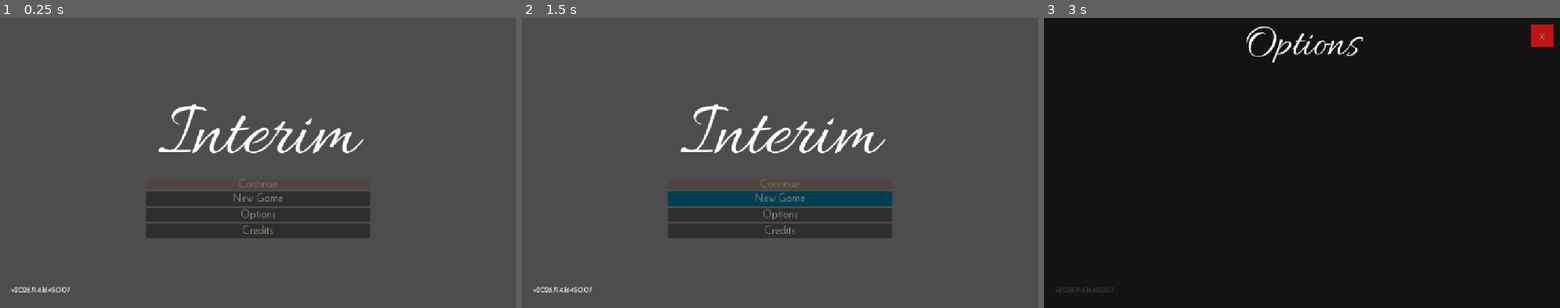
Above: before the commit, frames 1-3 (left to right).
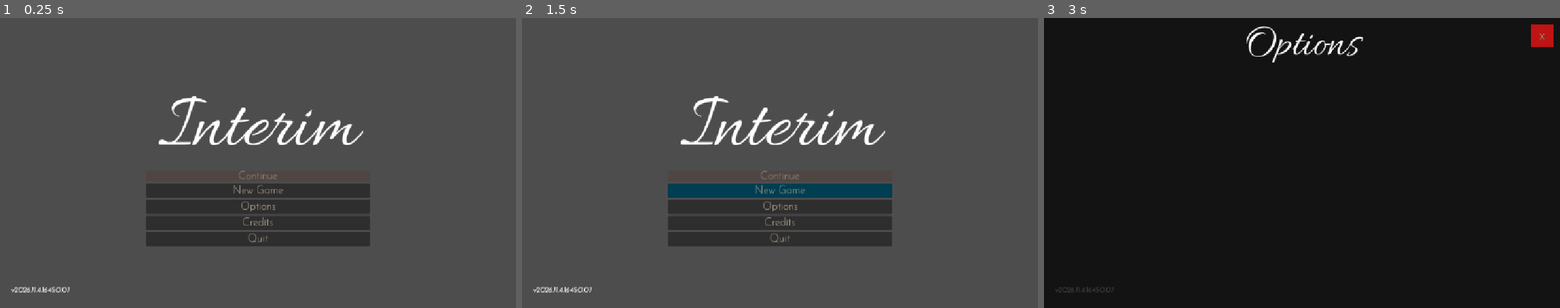
Above: after the commit, the same moments.

Repository: CyberSugarStudios/GitHub-Game-Off-2026
Game: Godot game, scene res://scenes/ui/title_screen.tscn
Two runs of this game, one before a commit and one after it. Both use one fixed random seed, a clock stepped at 60 frames per second and the inputs below.
Inputs:
- Up to frame 1 (0.25 s): no input
- Up to frame 2 (1.5 s): click "New Game" at 0.5 s; click "New Game" at 1.25 s
- Up to frame 3 (3 s): click "New Game" at 2 s; click "Options" at 2.75 s

The runs differ from the first frame. In frame 1, 6.3% of the frame differs, in the area x 28-72%, y 26-79%; in frame 2, 7.2%; in frame 3, nothing differs.

Commit message:
Fix quit button to exit game; hide it on web builds
 Remove astral timer from HUD

Diff:
--- a/ghgo2026/scenes/main.tscn
+++ b/ghgo2026/scenes/main.tscn
@@ -18,6 +18,7 @@
 [node name="UI" type="CanvasLayer" parent="." unique_id=775024507]
 
 [node name="AstralRealmColorFilter" type="ColorRect" parent="UI" unique_id=327788835]
+visible = false
 anchors_preset = 15
 anchor_right = 1.0
 anchor_bottom = 1.0
@@ -80,5 +81,3 @@
 theme_override_styles/fill = SubResource("StyleBoxFlat_0wfyh")
 value = 100.0
 show_percentage = false
-
-[node name="AstralPlaneTimer" type="Timer" parent="UI/SpiritBars" unique_id=2138957478]
--- a/ghgo2026/scripts/ui/title_screen.gd
+++ b/ghgo2026/scripts/ui/title_screen.gd
@@ -24,12 +24,12 @@
 func _ready() -> void:
 	var app_version = ProjectSettings.get_setting("application/config/version")
 	version_number_label.text = "v" + app_version
+
+	# Enabled later after save system exists
 	continue_game_button.disabled = true
-	quit_button.visible = false
-	#if save file exists
-		#continue_game_button.disabled = false
-	#if on PC (not HTML)
-		#quit_button.visible = true
+
+	# Brower can't use quit button
+	quit_button.visible = not OS.has_feature("web")
 
 	options_button.pressed.connect(on_options_menu_button_pressed)
 	close_options_button.pressed.connect(on_close_options_button_pressed)
@@ -60,7 +60,7 @@
 	title_and_buttons.visible = false
 
 func on_confirm_close_button_pressed() -> void:
-	queue_free()
+	get_tree().quit()
 
 func on_cancel_close_button_pressed() -> void:
 	confirm_close_menu.visible = false
